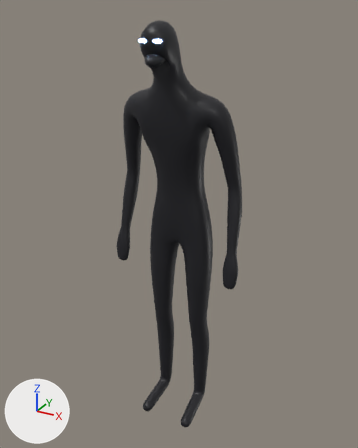
The glTF model prototypes/band/models/bass.glb as it was, and as the next commit left it.
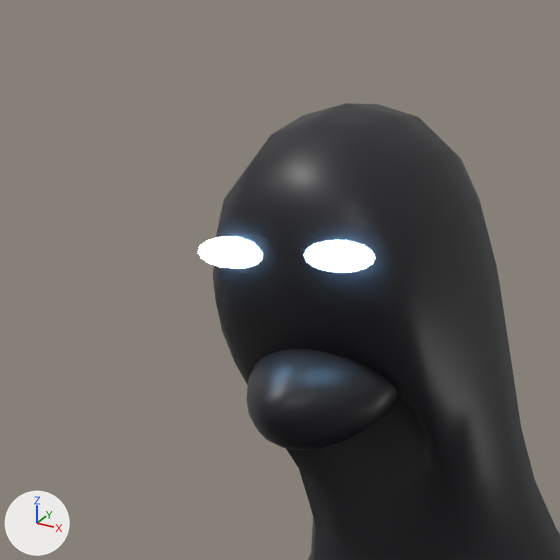
There are two pictures of each version: one whole from a camera (50 mm lens) standing at (0.995, -1.832, 1.961) and looking at (0.009, -0.04, 1.065), one close up on the part from 31% to 52% of the width and 1% to 18% of the height. The axes (+X, +Y, +Z) are drawn at lower left. The lights are the same throughout. The older version's two pictures come first. Vertices at exactly the same position are counted once.

The first close-up shows 'bass'.
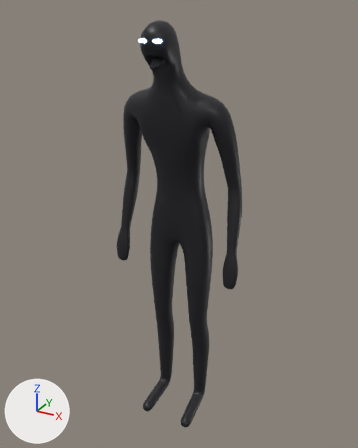
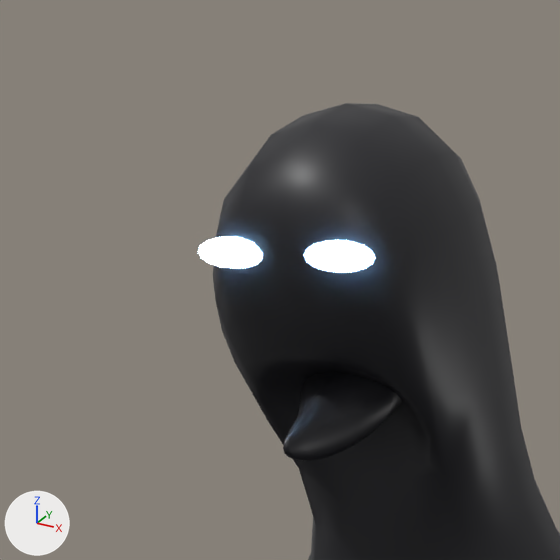
The change, as a list of edits to the scene's bpy script:
```text
Change me_bass:
    used by ob_bass; location = (0.0, 0.0, 0.0)
    remove me_bass.from_pydata(...)  # 5040 vertices, 10064 faces; spans x -0.31..0.31, y -0.26..0.07, z 0.02..1.91
    add me_bass.from_pydata(...)  # 5040 vertices, 10064 faces; spans x -0.31..0.31, y -0.25..0.07, z 0.02..1.91
    me_bass part 1: the loose piece of 178 vertices spanning x -0.04..0.04, y -0.26..-0.18, z 1.76..1.81 is scaled about its middle by (0.557, 1.1, 0.81), then moved by (0.0, 0.02, -0.01)
```

Location of each change, [x1, y1, x2, y2] in pixels of the close-ups (560 x 560 px; the box of a moved part takes in the faces that stretch with it):
part 1 of me_bass, moved or reshaped
    before: [247, 349, 397, 450]
    after: [283, 372, 402, 461]
